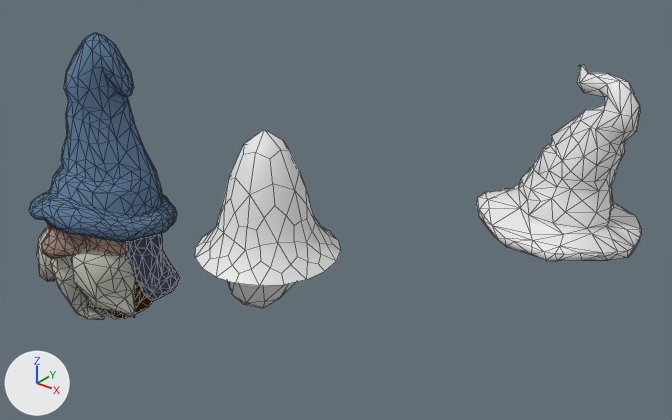
What one commit did to the Blender file blender/wizard_witch.blend.
One viewpoint serves both versions: a 50 mm camera at (12.9, -9.47, 9.01) aimed at (3.85, 1.85, 1.99). Every picture has the same lights, and +X, +Y and +Z are marked at lower left. Mesh edges are drawn as thin lines.
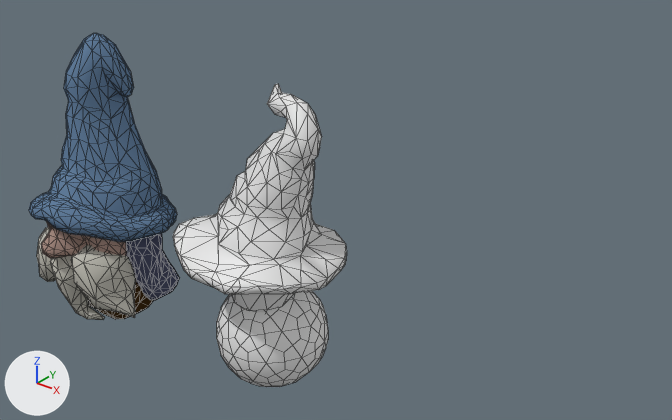
Boxes [x1, y1, x2, y2] around the edits, measured in the pictures (672 x 420 px):
```json
{"object": "Sphere.001", "change": "moved", "before": [477, 64, 641, 261], "after": [173, 84, 347, 295]}
{"object": "Icosphere", "change": "reshaped, moved, rescaled", "before": [195, 129, 341, 286], "after": [217, 291, 328, 387]}
{"object": "Icosphere.001", "change": "moved, rescaled", "before": [228, 281, 296, 308], "after": [231, 293, 294, 312]}
```

The change, as JSON lines over the scene's bpy script:
```json
{"block": "me_icosphere", "where": "# used by ob_icosphere; location = (3.96, -0.01, 2.05); scale = (1.23, 1.22, 1.44)"}
{"op": "remove", "block": "me_icosphere", "code": "me_icosphere.from_pydata(...)  # 131 vertices, 120 faces; spans x -0.94..0.94, y -0.94..0.94, z 0.0..1.4"}
{"op": "add", "block": "me_icosphere", "code": "me_icosphere.from_pydata(...)  # 242 vertices, 240 faces; spans x -0.92..0.92, y -0.92..0.92, z -0.93..0.93"}
{"block": "me_icosphere", "change": "me_icosphere part 1: 131 vertices removed from x -0.94..0.94, y -0.94..0.94, z 0.0..1.4; 242 vertices added at x -0.92..0.92, y -0.92..0.92, z -0.93..0.93"}
{"op": "set", "path": "ob_icosphere.scale", "old": "(1.23, 1.22, 1.44)", "new": "(1.0, 1.0, 1.0)"}
{"op": "set", "path": "ob_icosphere.location", "old": "(3.96, -0.01, 2.05)", "new": "(3.96, 0.02, 0.51)"}
{"op": "set", "path": "ob_sphere_001.location", "old": "(7.24, 3.81, 2.82)", "new": "(4.05, -0.02, 2.82)"}
{"op": "set", "path": "ob_icosphere_001.location", "old": "(3.96, -0.03, 2.0)", "new": "(3.96, -0.03, 1.87)"}
{"op": "set", "path": "ob_icosphere_001.scale", "old": "(0.91, 0.876, 1.0)", "new": "(0.907, 0.876, 1.26)"}
```
